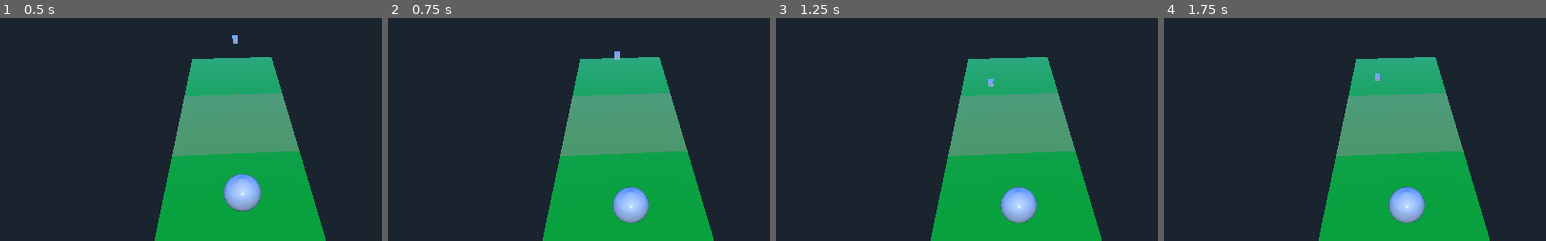
Above: before the commit, frames 1-4 (left to right).
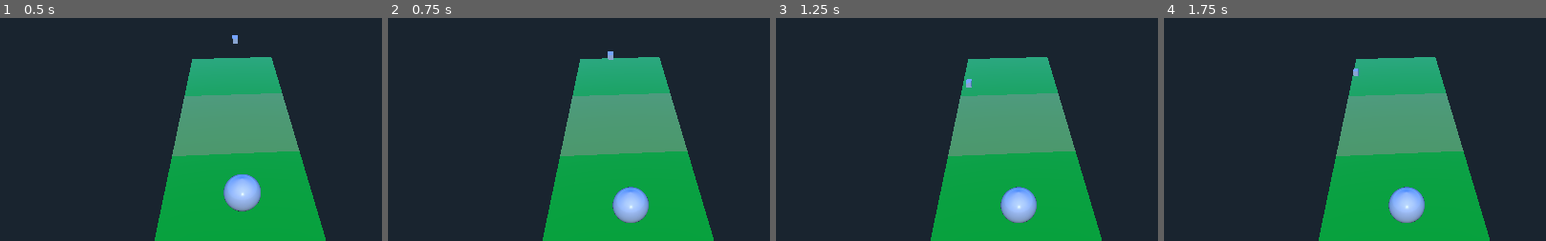
Above: after the commit, the same moments.

Repository: jbreslin33/breslinsoccer
Game: Godot game, scene res://Main.tscn
Two runs of this game, one before a commit and one after it. Both use one fixed random seed, a clock stepped at 60 frames per second and the inputs below.
Inputs:
- Up to frame 1 (0.5 s): no input
- Up to frame 2 (0.75 s): hold Right (ui_right) from 0.53 s (still down)
- Up to frame 3 (1.25 s): keep holding Right (ui_right)
- Up to frame 4 (1.75 s): tap Enter at 1.25 s; release Right (ui_right) at 1.28 s; hold Down (ui_down) from 1.28 s (still down)
The pictures show only the part of the screen within x 17-67%, y 16-66%; the shares and areas given below are measured in that part.

Frame 1 is identical in both runs. In frame 2, 0.1% of the frame differs, in the area x 57-61%, y 14-19%; in frame 3, 0.1%; in frame 4, 0.1%.
Error after the commit: Parse Error: The function signature doesn't match the parent. Parent signature is: "Variant _enter()". (res://player/states/PlayerChaseState.gd:8)

Commit message:
needed to check for null in ball it is not set when function call is made

Diff:
--- a/player/Player.gd
+++ b/player/Player.gd
@@ -1,30 +1,40 @@
 extends KinematicBody
 
-# class member variables go here, for example:
-# var a = 2
-# var b = "textvar"
-var speed = 200;
+#state machine
+var PlayerChaseState = load("res://player/states/PlayerChaseState.gd")
+var StateMachine = load("res://fsm/StateMachine.gd")
+
+var SteeringBehaviors = load("res://steering/SteeringBehaviors.gd")
+
+var speed = 400
 var direction = Vector3()
 var gravity = -9.8
 var velocity = Vector3()
+var mStateMachine = 0
+var mPlayerChaseState = 0
+
+var mSteeringBehaviors = 0
 
 var mBall = 0
 
-func _ready():
-	# Called when the node is added to the scene for the first time.
-	# Initialization here.
 
 
+func _init():
 	pass
 
-#func _process(delta):
-#	# Called every frame. Delta is time since last frame.
-#	# Update game logic here.
-#	pass
+func _ready():
+
+	#steering
+	mSteeringBehaviors = SteeringBehaviors.new(self)
+
+	#state machine
+	mStateMachine = StateMachine.new(self)
+	mPlayerChaseState = PlayerChaseState.new()
+	mStateMachine.changeState(mPlayerChaseState)
+	pass
 
 func _physics_process(delta):
 	direction = Vector3(0,0,0)
-
 	if Input.is_action_pressed("ui_left"):
 		direction.x -= 1
 	if Input.is_action_pressed("ui_right"):
@@ -43,8 +53,34 @@
 
 	velocity = move_and_slide(velocity, Vector3(0,1,0))
 
-func setBall(b):
-	mBall = b
+	mStateMachine.update()
+	mSteeringBehaviors.calculate()
+
+func setBall(ball):
+	print("set yo Ball")
+	mBall = ball
+	#mBall.getVelocity()
 
 func getBall():
 	return mBall
+
+func isBallWithingKickingRange():
+	if (!mBall):
+		return
+
+
+	print("isBall")
+	#var p3D = Position3D;
+	#var ballP3D = $Ball.Position3D
+	#var ball = get_node("/root/ball/Ball")
+	#var ballP3D = ball.Position3D
+	var a = get_translation()
+	#var b = mBall.get_translation()
+	print("my x:",a.x)
+	print("ball velocity",mBall.getVelocity().x)
+	print("about to deal with ball")
+	#mBall.callThisFunction()
+	#var b = mBall.get_translation()
+
+	#var distanceFromBall = distance_squared_to(get_translation(),mBall.get_translation())
+	#print("distanceFromBall:",distanceFromBall)
--- a/player/states/PlayerChaseState.gd
+++ b/player/states/PlayerChaseState.gd
@@ -10,6 +10,7 @@
 	player.isBallWithingKickingRange()
 
 func _execute(player):
+	player.isBallWithingKickingRange()
 	pass
 
 func _exit(player):
